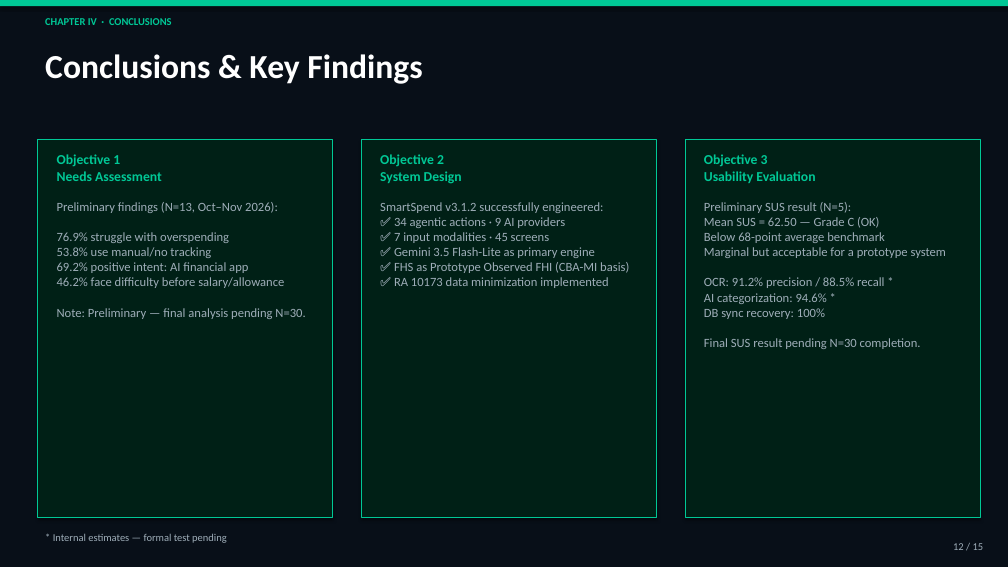
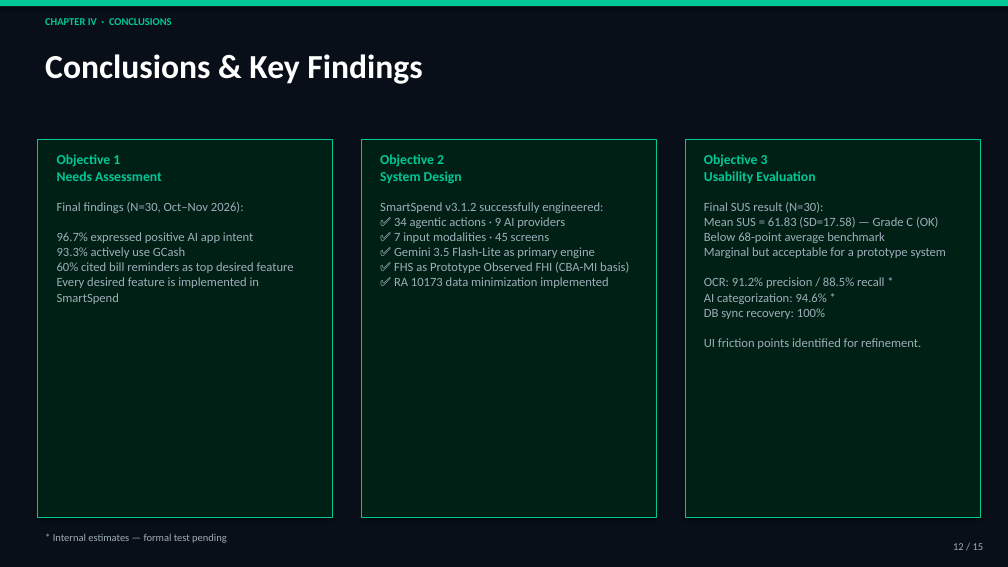
Before and after one commit to Zushikina-kun/smartspend-app, a slide deck: slide 12 of docs/capstone/SmartSpend_Defense_Presentation.pptx. Drawn at 1008x567 pixels with LibreOffice and Linux fonts; fonts in the diff are those of the drawing. Boxes give left, top, right and bottom in pixels: in the first picture for what was removed or moved away, otherwise in the second. Text is boxed around its words. In the diff, an @@ line names an element or a change of style, - is before the commit and + after.

```diff
--- a/docs/capstone/SmartSpend_Defense_Presentation.pptx
+++ b/docs/capstone/SmartSpend_Defense_Presentation.pptx
@@ text at [57,202,294,304]: text changed @@
-Preliminary findings (N=13, Oct–Nov 2026):
-76.9% struggle with overspending
-53.8% use manual/no tracking
-69.2% positive intent: AI financial app
-46.2% face difficulty before salary/allowance
-Note: Preliminary — final analysis pending N=30.
+Final findings (N=30, Oct–Nov 2026):
+96.7% expressed positive AI app intent
+93.3% actively use GCash
+60% cited bill reminders as top desired feature
+Every desired feature is implemented in SmartSpend
@@ text at [704,202,946,349]: text changed @@
-Preliminary SUS result (N=5):
-Mean SUS = 62.50 — Grade C (OK)
-Below 68-point average benchmark
-Marginal but acceptable for a prototype system
-OCR: 91.2% precision / 88.5% recall *
-AI categorization: 94.6% *
-DB sync recovery: 100%
-Final SUS result pending N=30 completion.
+Final SUS result (N=30):
+Mean SUS = 61.83 (SD=17.58) — Grade C (OK)
+Below 68-point average benchmark
+Marginal but acceptable for a prototype system
+OCR: 91.2% precision / 88.5% recall *
+AI categorization: 94.6% *
+DB sync recovery: 100%
+UI friction points identified for refinement.
```
Also in this commit, not shown: 5 other slides changed, 6 other files.
